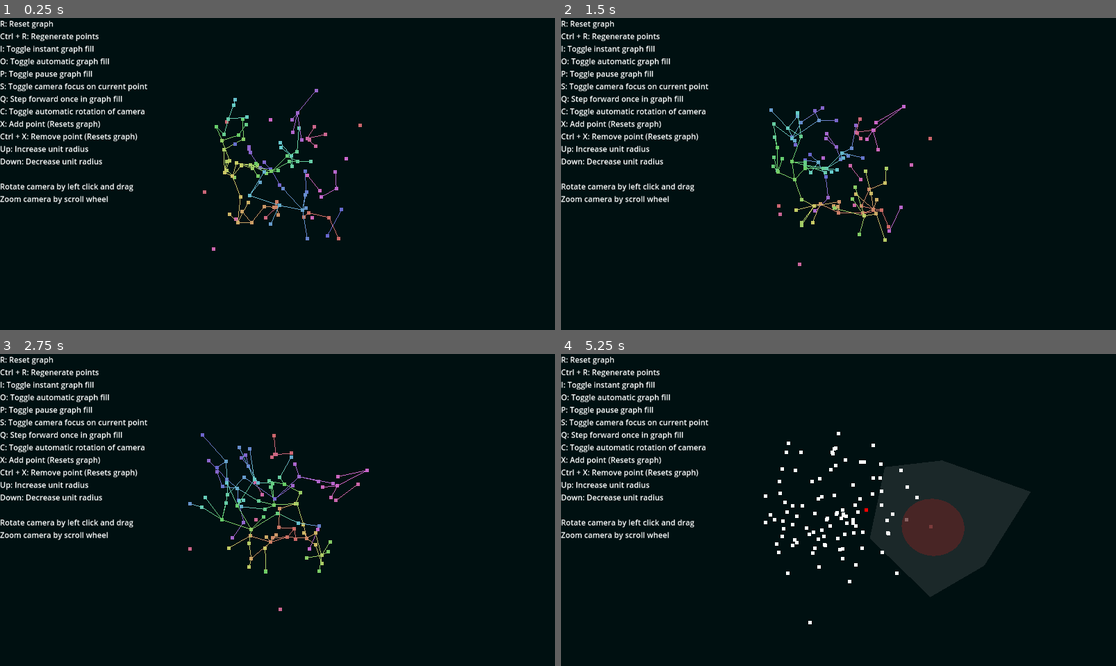
Above: before the commit, frames 1-4 (two rows, left to right).
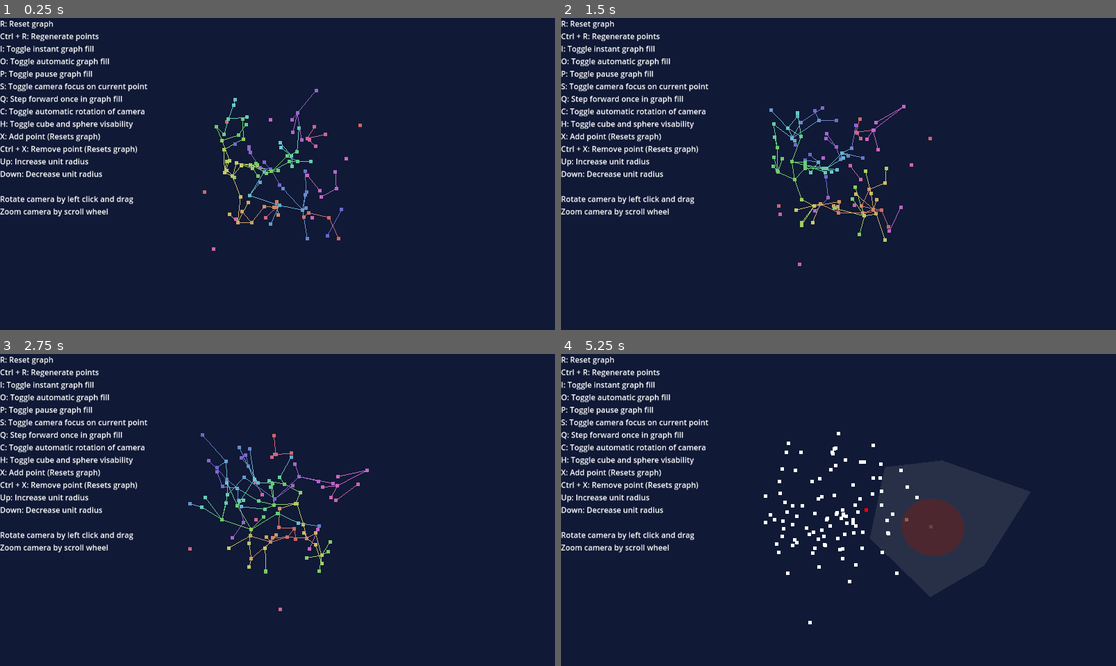
Above: after the commit, the same moments.

Repository: Homshnogen/Unit-Disk-Graph-3D
Game: Godot game, scene res://main.tscn
Same seed, same stepped clock (60 frames per second), same inputs: the game is played once before the commit and once after it.
Inputs (mouse positions are in pixels of both pictures, inside the frame that each line leads up to):
- Up to frame 1 (0.25 s): no input
- Up to frame 2 (1.5 s): tap Enter at 0.5 s; move the mouse to (960, 158) at 0.52 s; hold Up (scale_up) 0.53-1.25 s; hold C (constant_camera_rotation) 0.53-1.25 s; click (960, 158) at 0.67 s; tap H (hide_cube, bound only after the commit) at 0.8 s; tap R (reset_points) at 1.25 s; drag from (727, 189) to (810, 236) at 1.27 s
- Up to frame 3 (2.75 s): tap R (reset_points) at 2 s; move the mouse to (333, 441) at 2.02 s; hold Up (scale_up) from 2.03 s (still down); tap O (auto_state) at 2.1 s; tap H (hide_cube, bound only after the commit) at 2.3 s
- Up to frame 4 (5.25 s): release Up (scale_up) at 2.75 s; tap R (reset_points) at 2.75, 3.5, 4.25 s; drag from (810, 572) to (672, 463) at 2.77 s; move the mouse to (1005, 556) at 3.52 s; press the mouse at (1005, 556) at 3.53 s; hold Down (scale_down) 3.53-4.25 s; tap H (hide_cube, bound only after the commit) at 3.8 s; release the mouse at (1005, 556) at 4.25 s; drag from (672, 463) to (755, 432) at 4.27 s; move the mouse to (866, 510) at 5.02 s; hold Down (scale_down) from 5.03 s (still down); tap X (place_point) at 5.1 s; click (866, 510) at 5.17 s

The runs differ from the first frame. In frame 1, 98% of the frame differs, in the area x 0-100%, y 0-100%; in frame 2, 97%; in frame 3, 97%; in frame 4, 96%.

Commit message:
Added toggle to cube and sphere

Diff:
--- a/GimbalCamera.gd
+++ b/GimbalCamera.gd
@@ -169,7 +169,6 @@
 		else :
 			reparent(get_node("/root/Main"))
 			position = Vector3.ZERO
-
 	elif Input.is_action_pressed("constant_camera_rotation"):
 		if cam_rot_active:
 			cam_rot_active = false
--- a/PointCloud.gd
+++ b/PointCloud.gd
@@ -61,6 +61,8 @@
 	reset_points()
 	bfs_reset()
 
+var show_cube := false
+
 func _input(event):
 	if Input.is_action_just_pressed("random_points") :
 		reset_points()
@@ -76,6 +78,11 @@
 		rescale(scalef + 0.2)
 	elif Input.is_action_just_pressed("scale_up") :
 		rescale(scalef - 0.2)
+	elif Input.is_action_just_pressed("hide_cube") :
+		show_cube = !show_cube
+		if (bfs_state.running) :
+			sphere.visible = show_cube
+			cube.visible = show_cube
 
 var compound_time := 0.0
 # maybe make this into enum state (paused, auto, instant)
@@ -153,10 +160,10 @@
 	await bfs_next
 	if !state.running :
 		return
-	sphere.visible = true
+	sphere.visible = show_cube
 	sphere_material.albedo_color.s = 0.8
 	sphere_material.albedo_color.v = 0.3
-	cube.visible = true
+	cube.visible = show_cube
 	while (!bfs_points.is_empty()) :
 		if bfs_queue.is_empty() :
 			bfs_queue.push_back(bfs_points.pop_back())
--- a/main.tscn
+++ b/main.tscn
@@ -76,6 +76,7 @@
 S: Toggle camera focus on current point
 Q: Step forward once in graph fill
 C: Toggle automatic rotation of camera
+H: Toggle cube and sphere visability
 X: Add point (Resets graph)
 Ctrl + X: Remove point (Resets graph)
 Up: Increase unit radius
--- a/new_environment.tres
+++ b/new_environment.tres
@@ -2,6 +2,6 @@
 
 [resource]
 background_mode = 1
-background_color = Color(0, 0.0627451, 0.0666667, 1)
+background_color = Color(0.0627451, 0.0980392, 0.207843, 1)
 ambient_light_source = 1
 reflected_light_source = 1
--- a/project.godot
+++ b/project.godot
@@ -71,6 +71,11 @@
 "events": [Object(InputEventKey,"resource_local_to_scene":false,"resource_name":"","device":-1,"window_id":0,"alt_pressed":false,"shift_pressed":false,"ctrl_pressed":true,"meta_pressed":false,"pressed":false,"keycode":0,"physical_keycode":88,"key_label":0,"unicode":0,"echo":false,"script":null)
 ]
 }
+constant_camera_rotation={
+"deadzone": 0.5,
+"events": [Object(InputEventKey,"resource_local_to_scene":false,"resource_name":"","device":-1,"window_id":0,"alt_pressed":false,"shift_pressed":false,"ctrl_pressed":false,"meta_pressed":false,"pressed":false,"keycode":0,"physical_keycode":67,"key_label":0,"unicode":99,"echo":false,"script":null)
+]
+}
 random_points={
 "deadzone": 0.5,
 "events": [Object(InputEventKey,"resource_local_to_scene":false,"resource_name":"","device":-1,"window_id":0,"alt_pressed":false,"shift_pressed":false,"ctrl_pressed":true,"meta_pressed":false,"pressed":false,"keycode":0,"physical_keycode":82,"key_label":0,"unicode":0,"echo":false,"script":null)
@@ -86,9 +91,9 @@
 "events": [Object(InputEventKey,"resource_local_to_scene":false,"resource_name":"","device":-1,"window_id":0,"alt_press …(182 unchanged characters)…
 ]
 }
-constant_camera_rotation={
+hide_cube={
 "deadzone": 0.5,
-"events": [Object(InputEventKey,"resource_local_to_scene":false,"resource_name":"","device":-1,"window_id":0,"alt_pressed":false,"shift_pressed":false,"ctrl_pressed":false,"meta_pressed":false,"pressed":false,"keycode":0,"physical_keycode":67,"key_label":0,"unicode":99,"echo":false,"script":null)
+"events": [Object(InputEventKey,"resource_local_to_scene":false,"resource_name":"","device":-1,"window_id":0,"alt_pressed":false,"shift_pressed":false,"ctrl_pressed":false,"meta_pressed":false,"pressed":false,"keycode":0,"physical_keycode":72,"key_label":0,"unicode":104,"echo":false,"script":null)
 ]
 }
 
